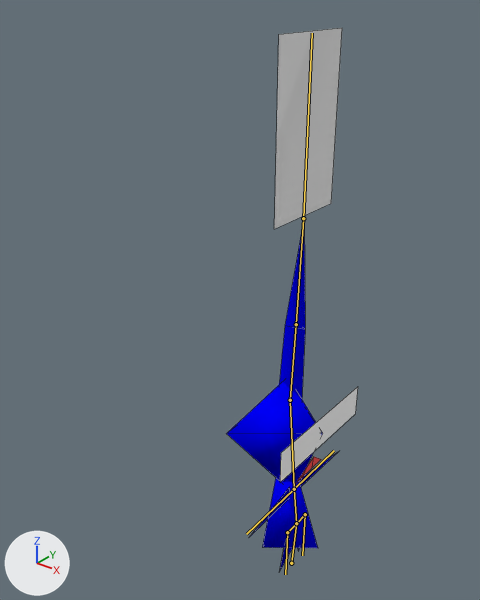
A saved change to the Blender file arm9/art/pikmin.blend.
Before and after are seen from a camera (50 mm lens) standing at (4.0, -6.26, 8.03) and looking at (-1.22, 0.26, 3.99). The axes (+X, +Y, +Z) are drawn at lower left. The lights are the same throughout. The bones that bend it are drawn over the model as lines. Mesh edges are drawn as thin lines.

The first picture shows 'blue_pikmin'.
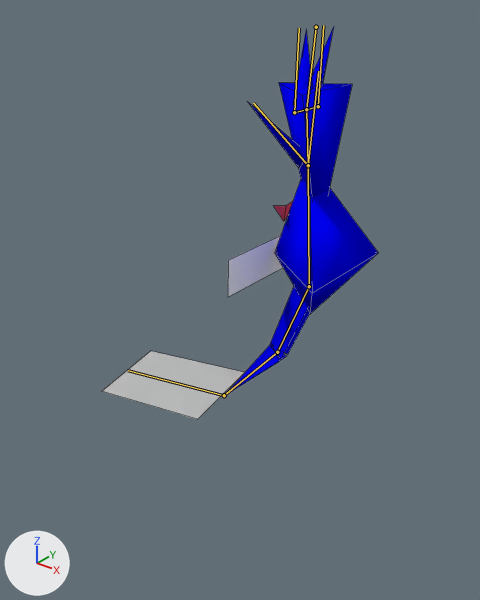
The newer file adds an action. The first version stands in its rest pose; the second is drawn at frame 60 of the action 'Plucked'.

Boxes (x1, y1, x2, y2) around the edits, measured in the pictures (480 x 600 px):
'blue_pikmin', posed (108% wider, 28% shorter)
    before: (226, 28, 358, 572)
    after: (103, 26, 378, 419)
bone 'root', root to tip
    before: (291, 563) to (296, 523)
    after: (316, 27) to (306, 109)
bone 'stalk_base', root to tip
    before: (290, 400) to (296, 324)
    after: (309, 286) to (277, 352)
bone 'stalk_mid', root to tip
    before: (296, 324) to (303, 218)
    after: (277, 352) to (224, 395)
bone 'leaf', root to tip
    before: (303, 218) to (312, 33)
    after: (224, 395) to (128, 370)
bone 'left_arm', root to tip
    before: (294, 489) to (334, 450)
    after: (308, 165) to (318, 71)
bone 'right_arm', root to tip
    before: (294, 489) to (246, 534)
    after: (308, 165) to (253, 103)

The change in detail:
Bone 'root' (bone_root) moves from (0.0, 0.0, 0.0) to (0.0, 7.55, -0.49).
Bone 'root' (bone_root) turns from (0, 0, 0) to (-178, 0, 0) degrees about its own x, y and z.
Bone 'stalk_base' (bone_stalk_base) turns from (0, 0, 0) to (18, 0, 0) degrees about its own x, y and z.
Bone 'stalk_mid' (bone_stalk_mid) turns from (0, 0, 0) to (19, 0, 0) degrees about its own x, y and z.
Bone 'leaf' (bone_leaf) turns from (0, 0, 0) to (43, -8, -4) degrees about its own x, y and z.
Bone 'left_arm' (bone_left_arm) turns from (0, 0, 0) to (-60, -8, -14) degrees about its own x, y and z.
Bone 'right_arm' (bone_right_arm) turns from (0, 0, 0) to (-44, 5, 11) degrees about its own x, y and z.
